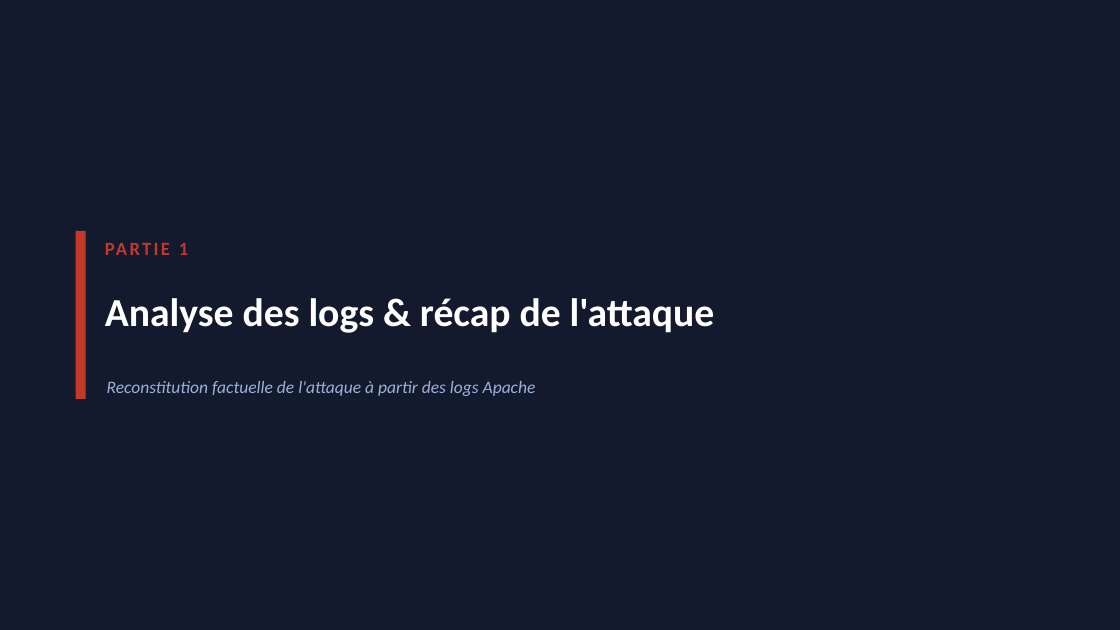
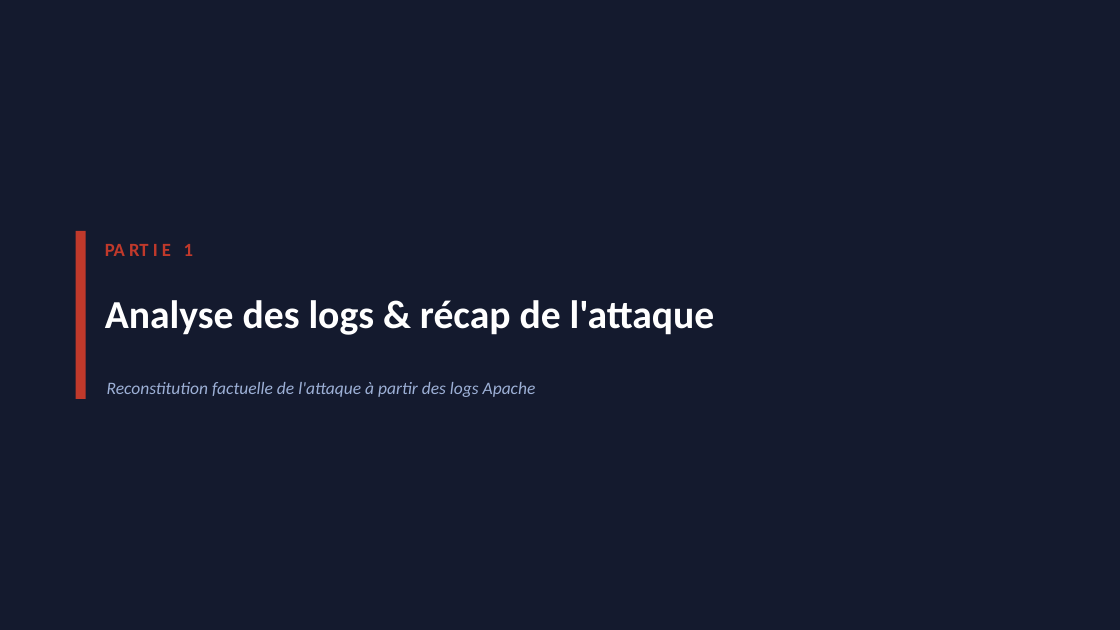
Before and after one commit to sody-ops/project-hackbnb-sources, a slide deck: slide 4 of livrables/HackBNB_soutenance.pptx. Drawn at 1120x630 pixels with LibreOffice and Linux fonts; fonts in the diff are those of the drawing. Boxes give left, top, right and bottom in pixels: in the first picture for what was removed or moved away, otherwise in the second. Text is boxed around its words. In the diff, an @@ line names an element or a change of style, - is before the commit and + after.

```diff
--- a/livrables/HackBNB_soutenance.pptx
+++ b/livrables/HackBNB_soutenance.pptx
@@ background #141A2E to #FFFFFF @@
@@ freeform shape added at <box>0,0,1120,630</box>, fill #141A2E @@
@@ text added at <box>105,244,193,256</box>, 16 pt, text #C0392B, bold @@
+PA RT I E 1
@@ text removed at <box>179,243,188,255</box> @@
-PARTIE 1
@@ text "Analyse des logs & récap ..." at <box>105,300,715,335</box>: vertical alignment middle to top @@
```
Also in this commit, not shown: 20 other slides changed.
